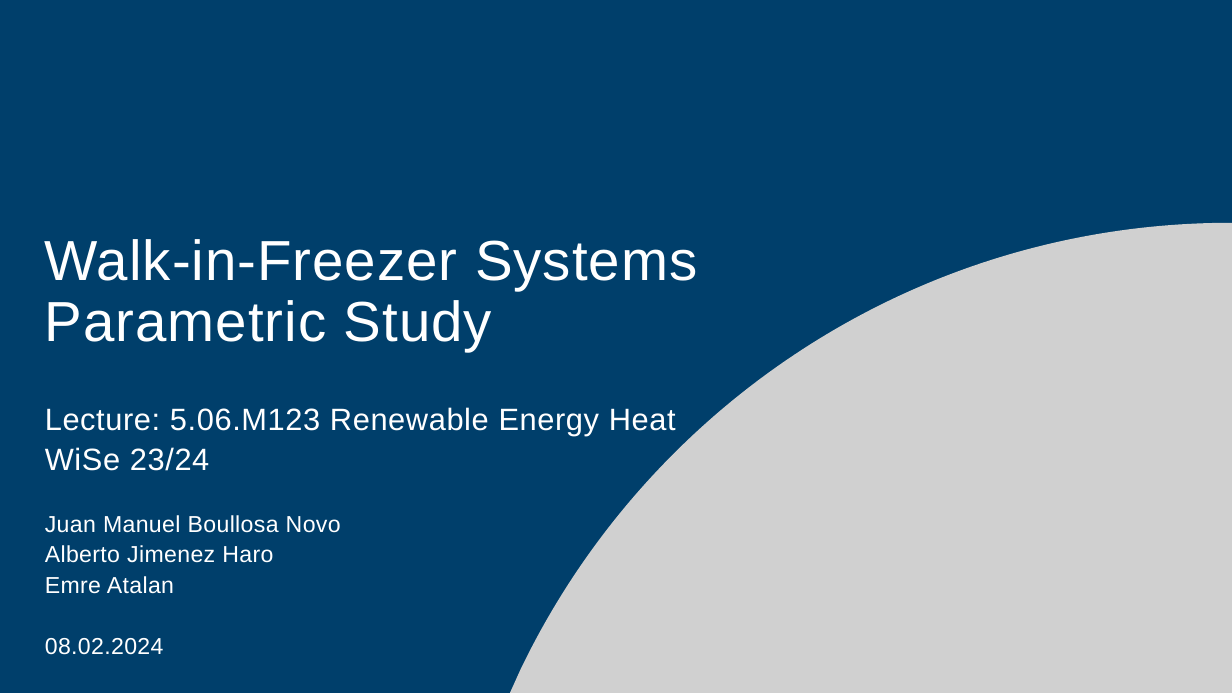
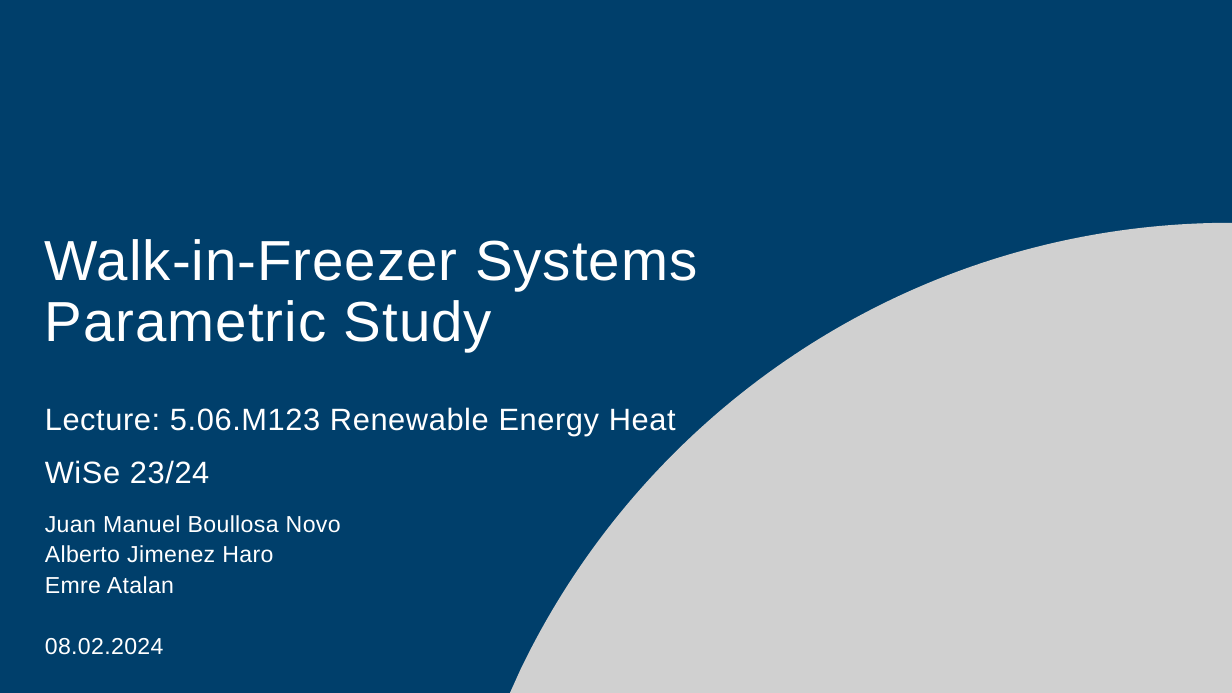
Before and after one commit to boujuan/Renewable_Energy_Heat, a slide deck: slide 1 of REH_Presentation.pptm. Drawn at 1232x693 pixels with LibreOffice and Linux fonts; fonts in the diff are those of the drawing; grey boxes stand for pictures; background and template pictures are left out. Boxes give left, top, right and bottom in pixels: in the first picture for what was removed or moved away, otherwise in the second. Text is boxed around its words. In the diff, an @@ line names an element or a change of style, - is before the commit and + after.

```diff
--- a/REH_Presentation.pptm
+++ b/REH_Presentation.pptm
@@ subtitle "Lecture: 5.06.M123 Renewable Energy Heat" at [45, 407, 676, 484]: indent changed; more space between paragraphs @@
```
Also in this commit, not shown: 9 other slides changed, 6 other files.
